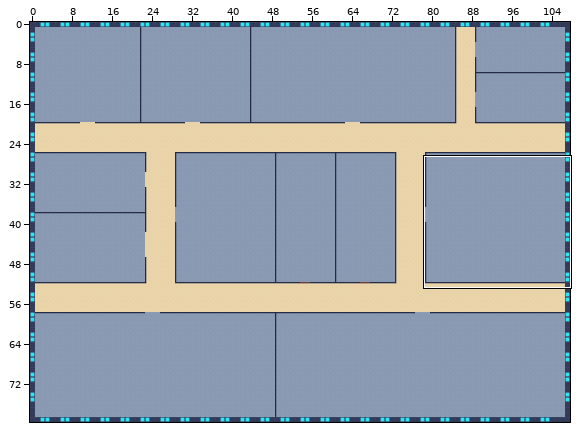
A Tiled map (JSON) gets an edit: public/maps/floor.tmj. The first picture is a wide view before the edit; the outline marks the close-up.
Close-up. The starting point:
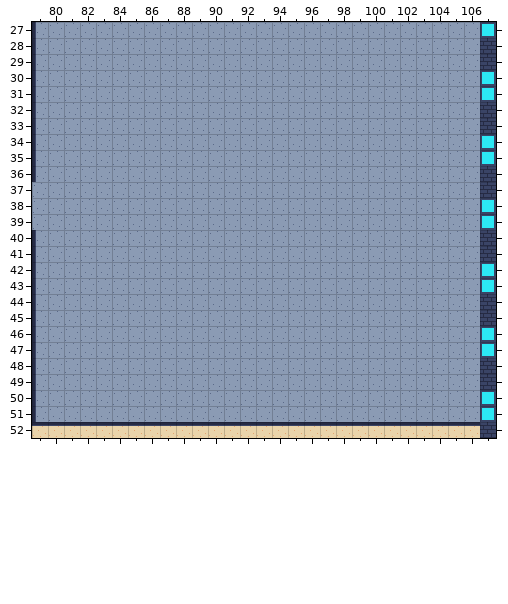
Cells are 16x16 px. Shown: x 79..107, y 27..52. The commit also changed other parts of the map, which this record leaves out.
Once edited:
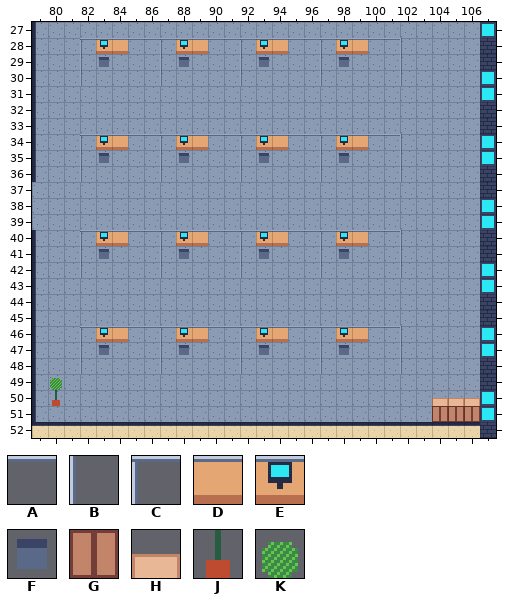
Key: from "placeholder": A 13, B 14, C 15, D 18, E 19, F 20, G 21, H 22, J 23, K 24.
_ is an empty cell.
Tiles of an added or newly shown layer are drawn over the layers below it.
Edits made:
Layer "detail" (added):
There is now tile A in row 28 at x 85 to 86, 90 to 91, 95 to 96 and 100 to 101; in row 34 at x 85 to 86, 90 to 91, 95 to 96 and 100 to 101; in row 40 at x 85 to 86, 90 to 91, 95 to 96 and 100 to 101; in row 46 at x 85 to 86, 90 to 91, 95 to 96 and 100 to 101.
There is now tile B in row 28 at x 102; in rows 29 to 30 at x 82, 87, 92, 97 and 102; in row 34 at x 102; in rows 35 to 36 at x 82, 87, 92, 97 and 102; in row 40 at x 102; in rows 41 to 42 at x 82, 87, 92, 97 and 102.
There is now tile B in row 46 at x 102; in rows 47 to 48 at x 82, 87, 92, 97 and 102.
There is now tile C in row 28 at x 82, 87, 92 and 97; in row 34 at x 82, 87, 92 and 97; in row 40 at x 82, 87, 92 and 97; in row 46 at x 82, 87, 92 and 97.
There is now tile D in row 28 at x 84, 89, 94 and 99; in row 34 at x 84, 89, 94 and 99; in row 40 at x 84, 89, 94 and 99; in row 46 at x 84, 89, 94 and 99.
There is now tile E in row 28 at x 83, 88, 93 and 98; in row 34 at x 83, 88, 93 and 98; in row 40 at x 83, 88, 93 and 98; in row 46 at x 83, 88, 93 and 98.
There is now tile F in row 29 at x 83, 88, 93 and 98; in row 35 at x 83, 88, 93 and 98; in row 41 at x 83, 88, 93 and 98; in row 47 at x 83, 88, 93 and 98.
There is now tile G in row 51 at x 104 to 106.
There is now tile J in row 50 at x 80.
Layer "above" (added):
There is now tile H in row 50 at x 104 to 106.
There is now tile K in row 49 at x 80.
Pixel boxes of the changes (left, top, right, bottom) in both close-ups:
added: (80, 38, 402, 86)
added: (80, 134, 402, 182)
added: (80, 230, 402, 278)
added: (80, 326, 402, 374)
added: (50, 378, 62, 406)
added: (432, 398, 480, 422)
